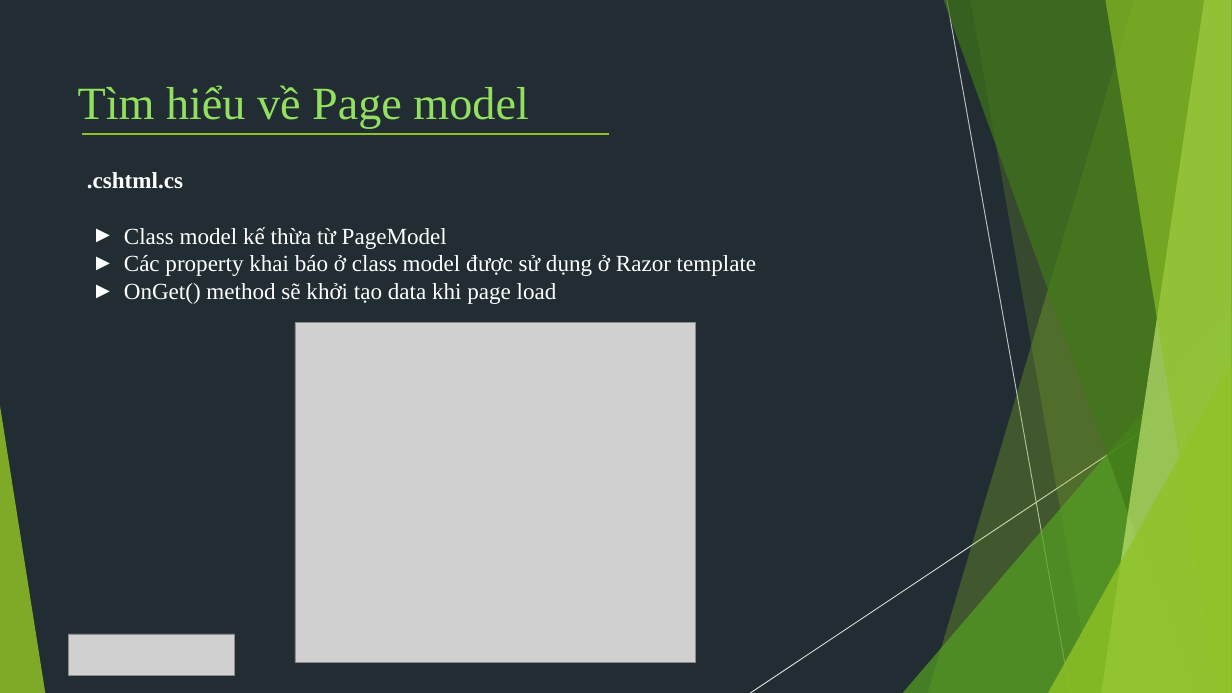
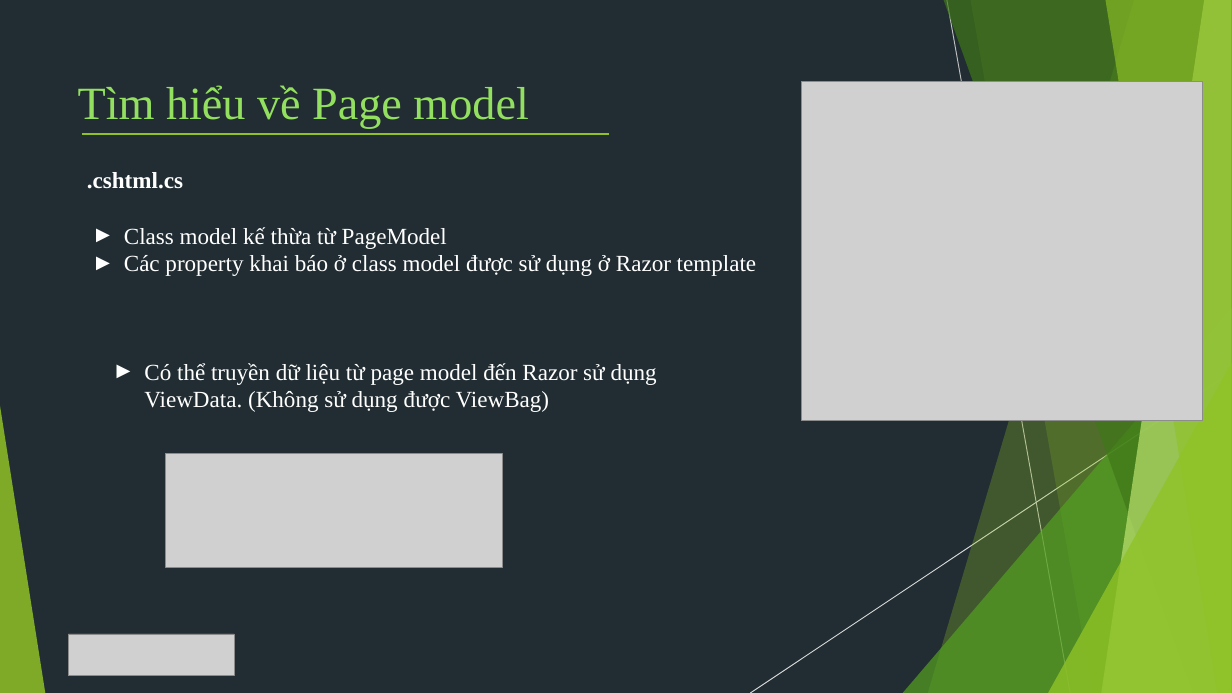
Before and after one commit to TechMarDay/RazorPage, a slide deck: slide 8 of Razor pages.pptx (slide 9 before the commit). Drawn at 1232x693 pixels with LibreOffice and Linux fonts; fonts in the diff are those of the drawing; grey boxes stand for pictures. Boxes give left, top, right and bottom in pixels: in the first picture for what was removed or moved away, otherwise in the second. Text is boxed around its words. In the diff, an @@ line names an element or a change of style, - is before the commit and + after.

```diff
--- a/Razor pages.pptx
+++ b/Razor pages.pptx
@@ picture: place and size @@
-picture at [295,323,696,662]
+picture at [801,81,1202,421]
@@ text at [124,283,557,304]: paragraph removed @@
-► OnGet() method sẽ khởi tạo data khi page load
@@ text added at [144,363,657,412], 18 pt, text #FFFFFF @@
+► Có thể truyền dữ liệu từ page model đến Razor sử dụng ViewData. (Không sử dụng được ViewBag)
@@ picture added at [165,454,503,567] @@
```
Also in this commit, not shown: 16 other slides changed, 4 slides added, 3 slides removed.
